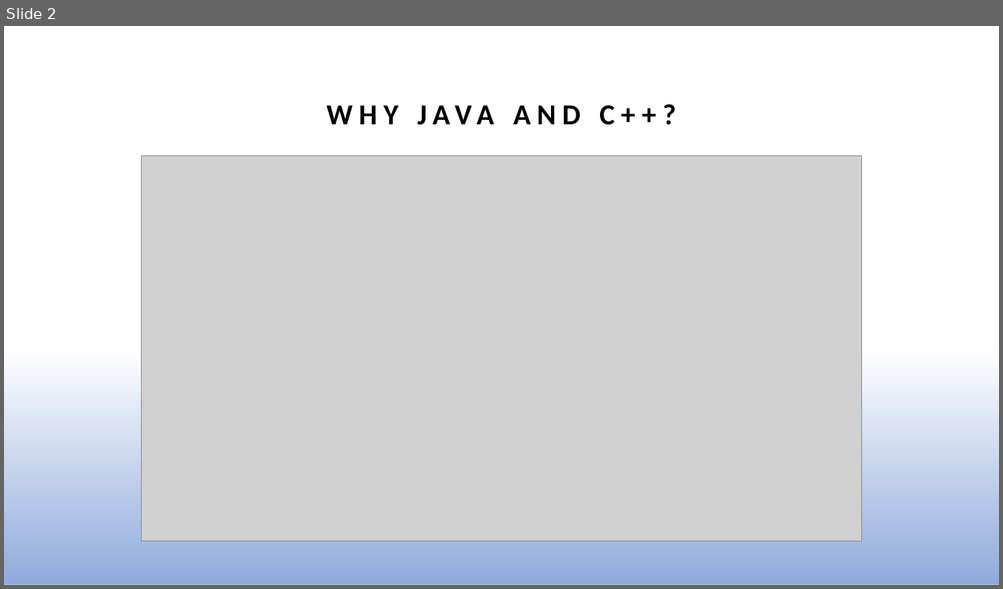
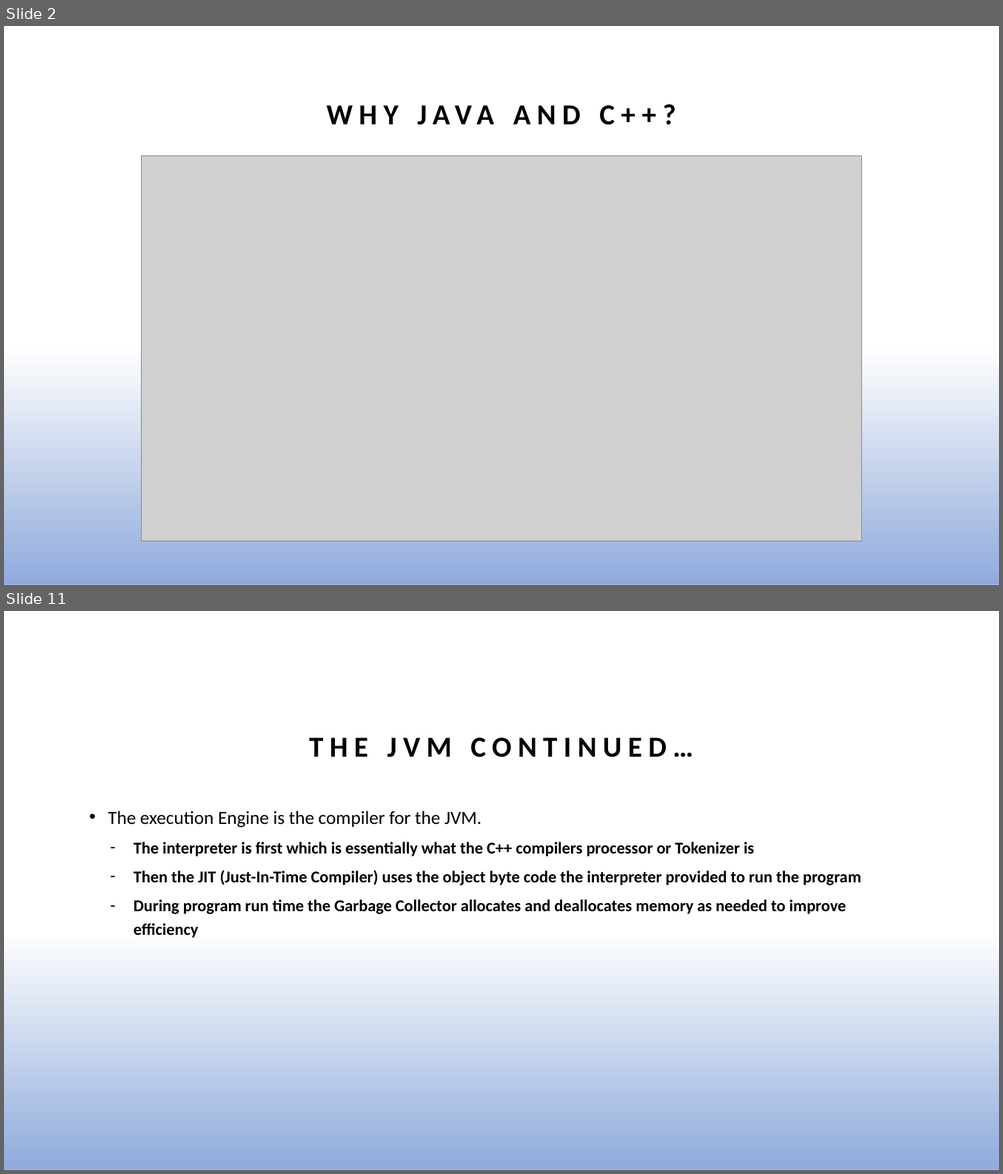
Before and after one commit to tzenisekj/Spring2024-ProgrammingLanguages, a slide deck: Term Paper/FInal.pptx. Shown one above the other, each under a label of ours: slide 2 before the commit, slides 2 and 11 after it; the slides between them are not shown. The pictures are 1003x589 and 1003x1174 pixels, drawn with LibreOffice and Linux fonts; fonts in the diff are those of the drawing; grey boxes stand for pictures. Boxes give left, top, right and bottom in pixels: in the first picture for what was removed or moved away, otherwise in the second. Text is boxed around its words. In the diff, an @@ line names an element or a change of style, - is before the commit and + after.

```diff
--- a/Term Paper/FInal.pptx
+++ b/Term Paper/FInal.pptx
@@ slide 11 added at [4, 611, 999, 1170], background #FFFFFF; not listed: 1 template element that a slide beside it also shows @@
@@ title added at [309, 738, 693, 758], 28 pt, text #000000, bold @@
+THE JVM CONTINUED…
@@ text added at [108, 811, 861, 938], 16 pt, text #000000, bold @@
+• The execution Engine is the compiler for the JVM.
+  – The interpreter is first which is essentially what the C++ compilers processor or Tokenizer is
+  – Then the JIT (Just-In-Time Compiler) uses the object byte code the interpreter provided to run the program
+  – During program run time the Garbage Collector allocates and deallocates memory as needed to improve efficiency
```
Also in this commit, not shown: 1 slide changed, 8 other slides added.
